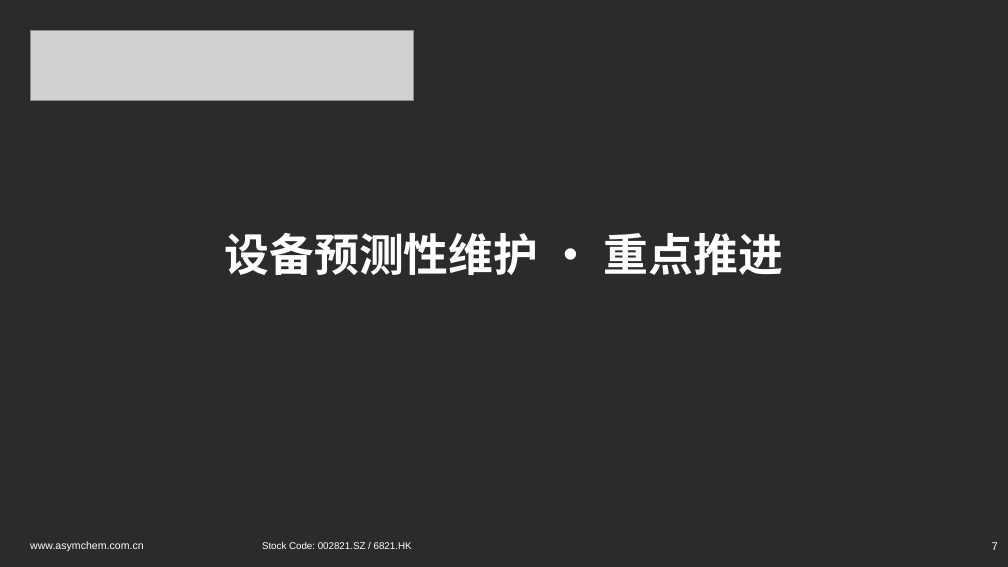
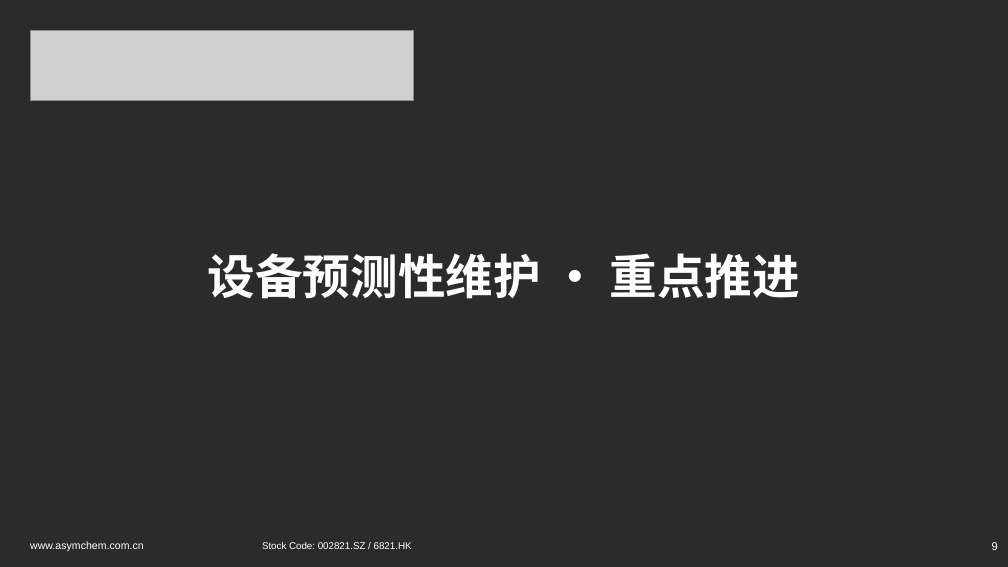
Before and after one commit to peterli0913/PML, a slide deck: slide 9 of AI_推进汇报_2026上半年.pptx (slide 7 before the commit). Drawn at 1008x567 pixels with LibreOffice and Linux fonts; fonts in the diff are those of the drawing; grey boxes stand for pictures; background and template pictures are left out; a plain dark background stands for a picture behind light text. Boxes give left, top, right and bottom in pixels: in the first picture for what was removed or moved away, otherwise in the second. Text is boxed around its words. In the diff, an @@ line names an element or a change of style, - is before the commit and + after.

```diff
--- a/AI_推进汇报_2026上半年.pptx
+++ b/AI_推进汇报_2026上半年.pptx
@@ text "设备预测性维护 · 重点推进": place and size @@
-text "设备预测性维护 · 重点推进" at box(225, 233, 783, 275)
+text "设备预测性维护 · 重点推进" at box(208, 253, 800, 299)
@@ text "设备预测性维护 · 重点推进" at box(208, 253, 800, 299): size 32 to 34 pt @@
@@ text at box(992, 542, 998, 550): text changed @@
-7
+9
```
Also in this commit, not shown: 7 other slides changed, 3 slides added, 1 other file.
